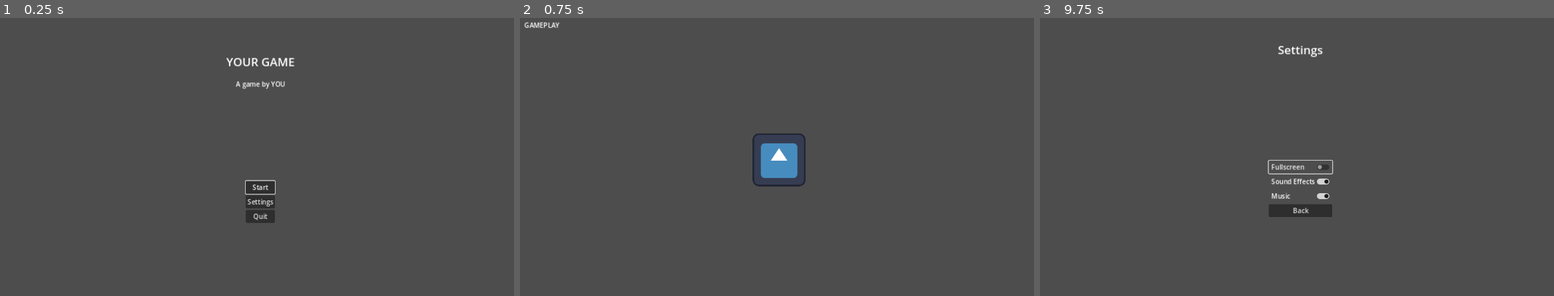
Above: before the commit, frames 1-3 (left to right).
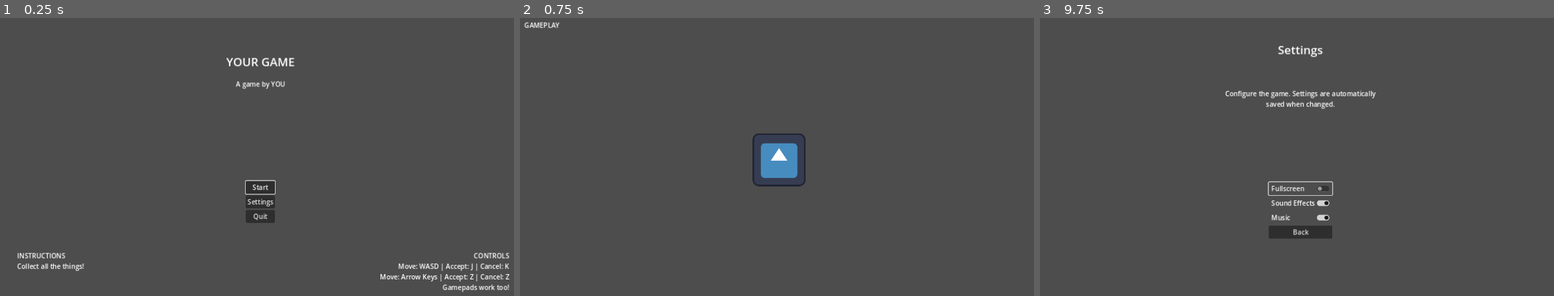
Above: after the commit, the same moments.

Repository: brettchalupa/godot_skeleton
Game: Godot game, scene res://main_menu/main_menu.tscn
Same seed, same stepped clock (60 frames per second), same inputs: the game is played once before the commit and once after it. The engine's default icon, where the game draws it, is replaced by a stand-in: a white triangle on a blue panel in a dark square.
Inputs:
- Up to frame 1 (0.25 s): no input
- Up to frame 2 (0.75 s): click "Start" at 0.5 s
- Up to frame 3 (9.75 s): tap Enter (ui_accept) at 1.25, 1.52, 2, 2.27, 2.75, 4.25, 4.52, 5, 5.27, 5.75, 6.02, 7.52, 9.02 s; click "Start" at 3.5 s; click "Start" at 8 s; click "Settings" at 9.5 s

The runs differ from the first frame. In frame 1, 1.0% of the frame differs, in the area x 3-100%, y 84-99%; in frame 2, nothing differs; in frame 3, 2.4%, in the area x 36-66%, y 26-80%.

Commit message:
chore: add explainers to Main Menu & Settings

Diff:
--- a/main_menu/main_menu.tscn
+++ b/main_menu/main_menu.tscn
@@ -38,6 +38,27 @@
 grow_horizontal = 2
 text = "A game by YOU"
 
+[node name="Controls" type="Label" parent="."]
+layout_mode = 0
+offset_left = 928.0
+offset_top = 570.0
+offset_right = 1239.0
+offset_bottom = 674.0
+text = "CONTROLS
+Move: WASD | Accept: J | Cancel: K
+Move: Arrow Keys | Accept: Z | Cancel: Z
+Gamepads work too!"
+horizontal_alignment = 2
+
+[node name="Instructions" type="Label" parent="."]
+layout_mode = 0
+offset_left = 54.0
+offset_top = 570.0
+offset_right = 365.0
+offset_bottom = 674.0
+text = "INSTRUCTIONS
+Collect all the things!"
+
 [node name="MenuOptions" type="VFlowContainer" parent="." node_paths=PackedStringArray("shortcut_context")]
 layout_mode = 1
 anchors_preset = 13
--- a/settings/settings.tscn
+++ b/settings/settings.tscn
@@ -28,15 +28,31 @@
 text = "Settings"
 horizontal_alignment = 1
 
+[node name="Explainer" type="Label" parent="."]
+layout_mode = 1
+anchors_preset = -1
+anchor_left = 0.500344
+anchor_top = 0.285
+anchor_right = 0.500344
+anchor_bottom = 0.285
+offset_left = -189.44
+offset_top = -26.2
+offset_right = 189.56
+offset_bottom = 25.8
+text = "Configure the game. Settings are automatically saved when changed."
+horizontal_alignment = 1
+autowrap_mode = 2
+metadata/_edit_use_anchors_ = true
+
 [node name="SettingsControls" type="VFlowContainer" parent="." node_paths=PackedStringArray("shortcut_context")]
 layout_mode = 1
 anchors_preset = 13
 anchor_left = 0.5
 anchor_right = 0.5
 anchor_bottom = 1.0
-offset_left = -63.0
-offset_top = 129.0
-offset_right = 64.0
+offset_left = -76.0
+offset_top = 234.0
+offset_right = 77.0
 offset_bottom = -9.0
 grow_horizontal = 2
 grow_vertical = 2
